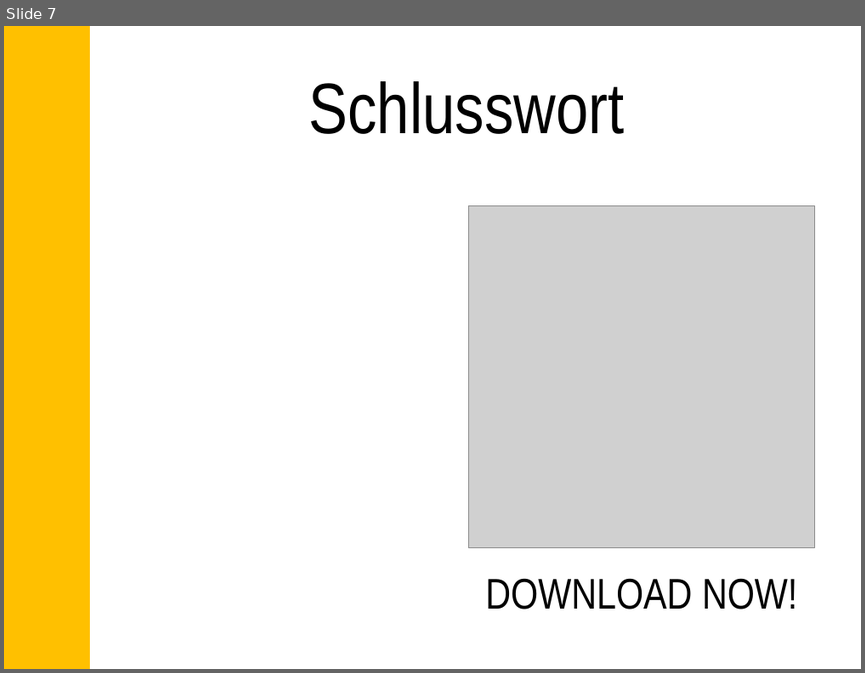
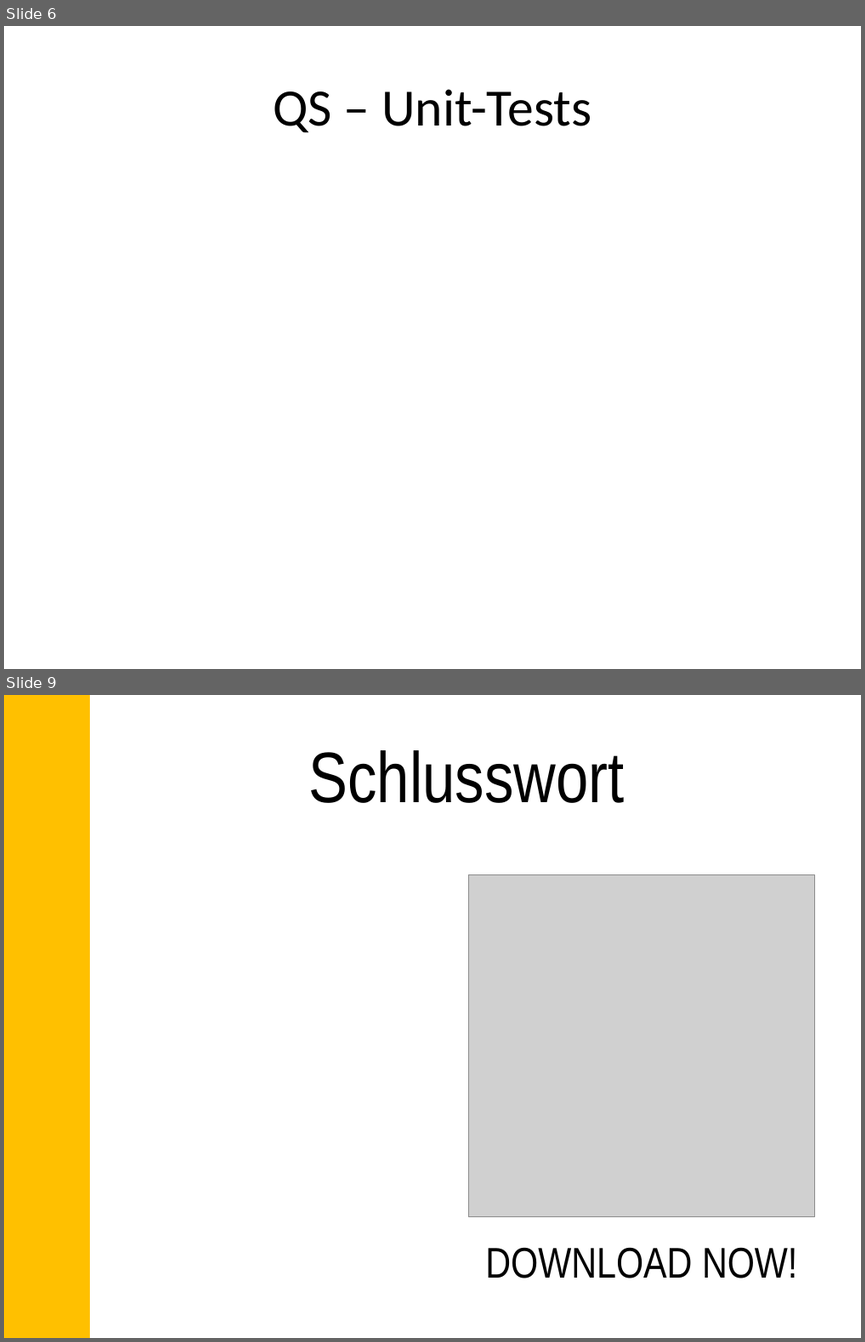
Before and after one commit to daleitner/SE2_Project, a slide deck: Endpräsentation_Leitfaden.pptx. Shown one above the other, each under a label of ours: slide 7 before the commit, slides 6 and 9 after it; the slides between them are not shown. The pictures are 865x673 and 865x1342 pixels, drawn with LibreOffice and Linux fonts; fonts in the diff are those of the drawing; grey boxes stand for pictures. Boxes give left, top, right and bottom in pixels: in the first picture for what was removed or moved away, otherwise in the second. Text is boxed around its words. In the diff, an @@ line names an element or a change of style, - is before the commit and + after.

```diff
--- a/Endpräsentation_Leitfaden.pptx
+++ b/Endpräsentation_Leitfaden.pptx
@@ slide 6 added at [4,26,861,669], background #FFFFFF @@
@@ title added at [273,89,591,132], 44 pt, text #000000 @@
+QS – Unit-Tests
@@ what was slide 7 is now slide 9 @@
```
Also in this commit, not shown: 2 other slides added, 1 slide removed, 6 other files.
